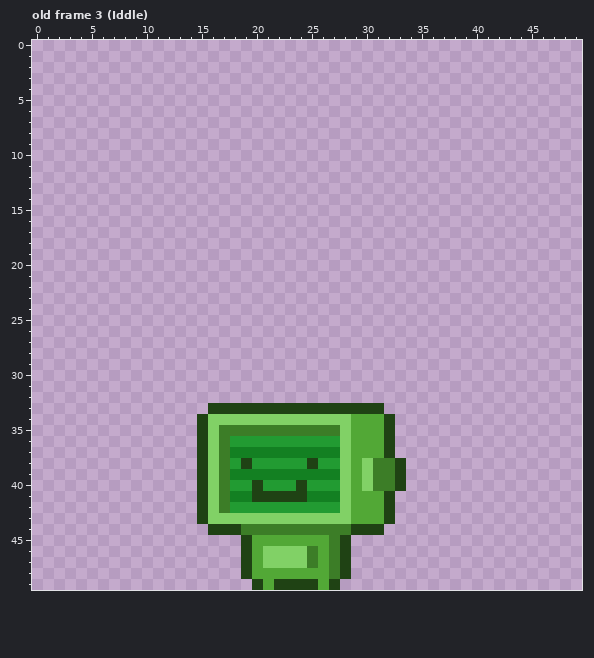
Pixel-art file -- Assets/Mis Cosas/Imagenes/UI/Gameplay/Menu/Menu/Asistentes/Asistente.ase. That is the earlier state.
50x50 pixels, 17 frames. Shown: old frame 3 (Iddle). The commit also changed other frames, which this record leaves out.
The same view after the edit:
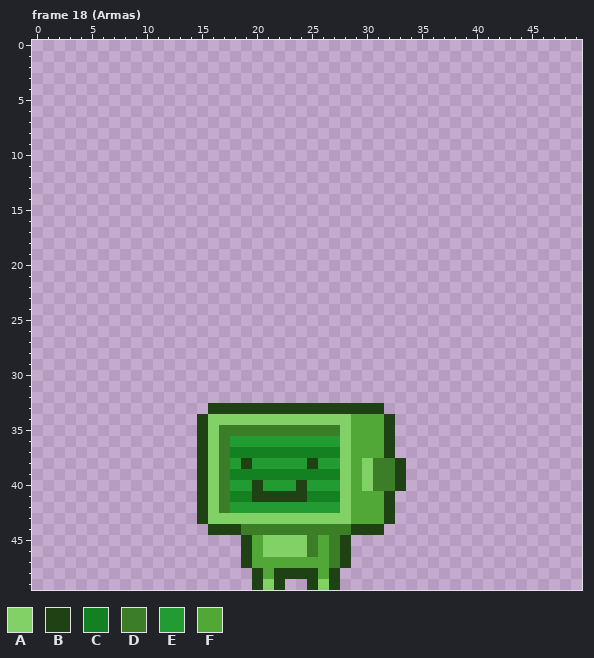
Palette (. is transparent): A #81d166  B #1f4214  C #138022  D #3c7d27  E #229b32  F #52a836
A new or re-ordered frame is compared with the old frame closest to it.
Changes in this commit:
{"change": "frames 17 -> 22"}
{"where": "frame 18 (Armas) is new; against old frame 3 (Iddle)"}
{"frame":18,"y":45,"x":21,"old":"FFFFF","new":"AAAAD"}
{"frame":18,"y":47,"x":21,"old":"AAAAD","new":"FFFFF"}
{"frame":18,"y":48,"x":19,"old":"BF","new":".B"}
{"frame":18,"y":48,"x":22,"old":"FFFF","new":"BBBB"}
{"frame":18,"y":48,"x":27,"old":"DB","new":"B."}
{"frame":18,"y":49,"x":21,"old":"F","new":"A"}
{"frame":18,"y":49,"x":23,"old":"BB","new":".."}
{"frame":18,"y":49,"x":26,"old":"F","new":"A"}
{"label":"changed","picture_box":[241,535,351,590]}
